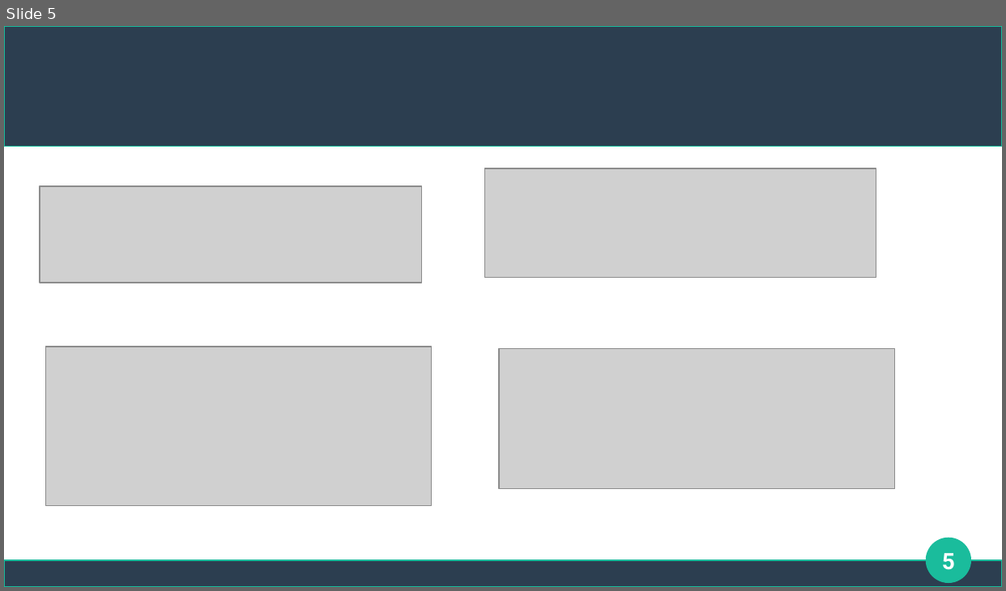
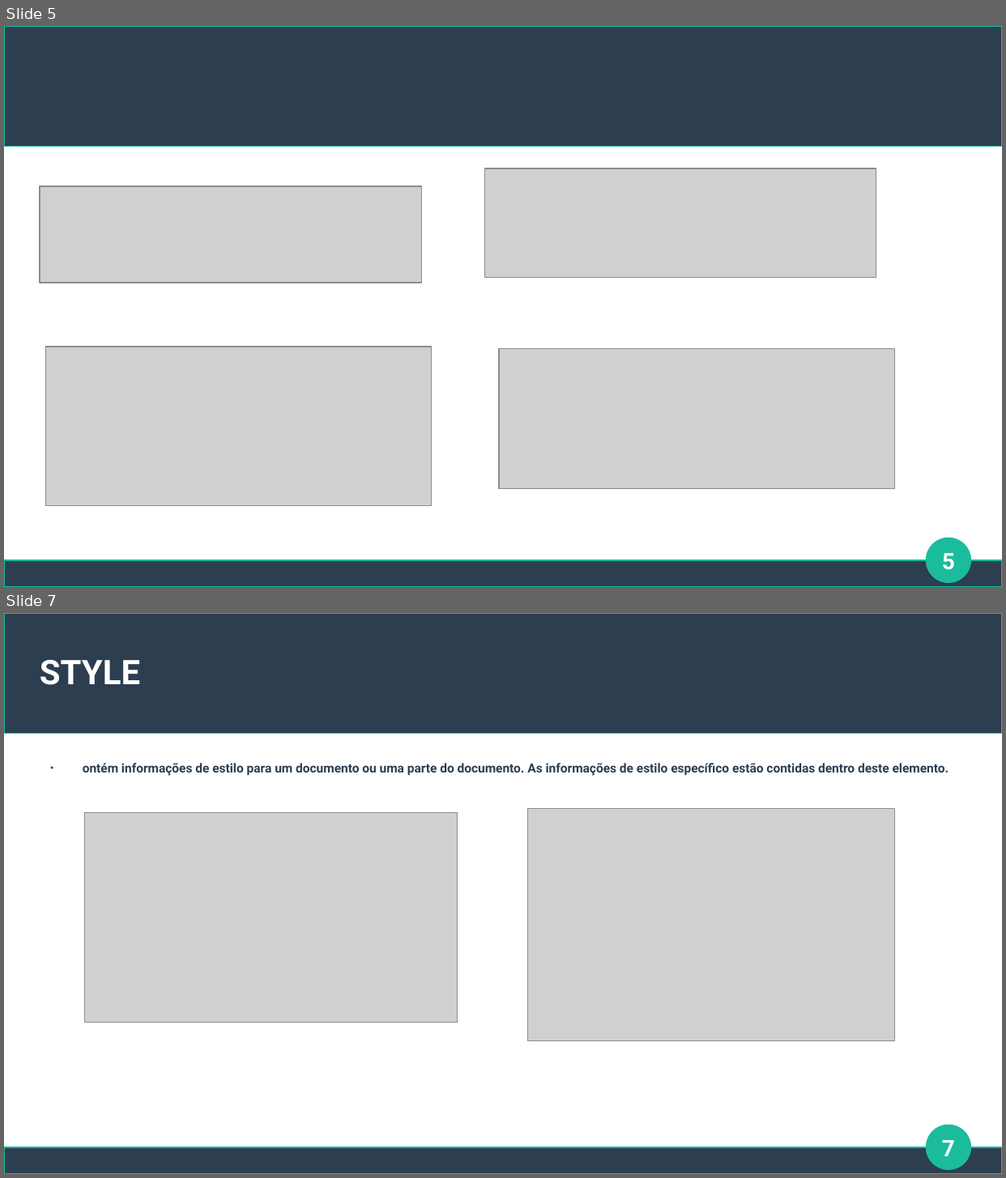
Before and after one commit to Fabio815/JavaScript, a slide deck: Semana4/Sem título 1.odp. Shown one above the other, each under a label of ours: slide 5 before the commit, slides 5 and 7 after it; the slides between them are not shown. The pictures are 1006x591 and 1006x1178 pixels, drawn with LibreOffice and Linux fonts; fonts in the diff are those of the drawing; grey boxes stand for pictures. Boxes give left, top, right and bottom in pixels: in the first picture for what was removed or moved away, otherwise in the second. Text is boxed around its words. In the diff, an @@ line names an element or a change of style, - is before the commit and + after.

```diff
--- a/Semana4/Sem título 1.odp
+++ b/Semana4/Sem título 1.odp
@@ slide 7 added at bbox=[4, 613, 1002, 1174], background #FFFFFF; not listed: 3 template elements that a slide beside it also shows @@
@@ title added at bbox=[40, 660, 140, 685], 27 pt, text #FFFFFF, bold @@
+STYLE
@@ text added at bbox=[83, 763, 949, 776], 10 pt, text #2C3E50, bold @@
+● ontém informações de estilo para um documento ou uma parte do documento. As informações de estilo específico estão contidas dentro deste elemento.
@@ picture added at bbox=[84, 813, 458, 1023] @@
@@ picture added at bbox=[527, 810, 895, 1042] @@
@@ page number added at bbox=[942, 1140, 955, 1157], 18 pt, text #FFFFFF, bold @@
+7
```
Also in this commit, not shown: 1 slide changed, 1 other slide added, 1 other file.
